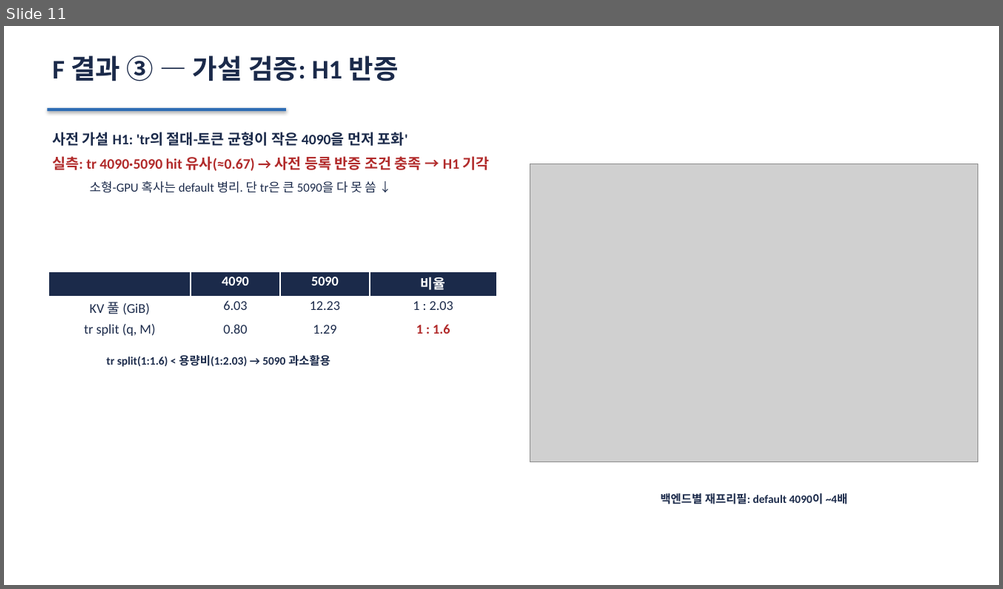
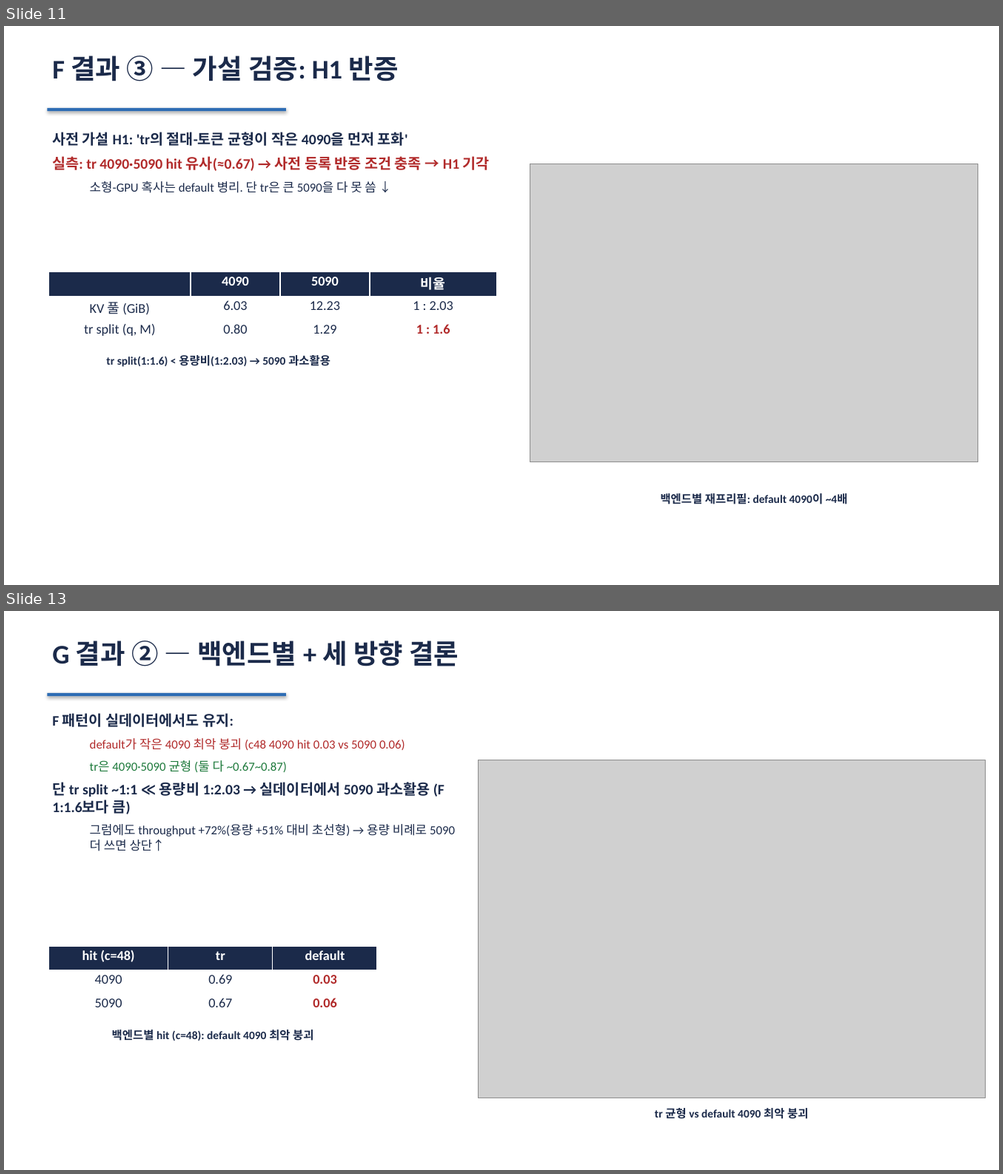
Before and after one commit to kthxo/distserving, a slide deck: meeting_hetero_yunuikang.pptx. Shown one above the other, each under a label of ours: slide 11 before the commit, slides 11 and 13 after it; the slides between them are not shown. The pictures are 1003x589 and 1003x1174 pixels, drawn with LibreOffice and Linux fonts; fonts in the diff are those of the drawing; grey boxes stand for pictures. Boxes give left, top, right and bottom in pixels: in the first picture for what was removed or moved away, otherwise in the second. Text is boxed around its words. In the diff, an @@ line names an element or a change of style, - is before the commit and + after.

```diff
--- a/meeting_hetero_yunuikang.pptx
+++ b/meeting_hetero_yunuikang.pptx
@@ slide 13 added at <box>4,611,999,1170</box>, background #FFFFFF @@
@@ text added at <box>52,641,458,667</box>, 26 pt, text #1B2A4A, bold @@
+G 결과 ② — 백엔드별 + 세 방향 결론
@@ rectangle added at <box>47,693,286,696</box>, fill #2E6DB4 @@
@@ text added at <box>52,713,455,851</box>, 12 pt, text #1B2A4A @@
+F 패턴이 실데이터에서도 유지:
+  default가 작은 4090 최악 붕괴 (c48 4090 hit 0.03 vs 5090 0.06)
+  tr은 4090·5090 균형 (둘 다 ~0.67~0.87)
+단 tr split ~1:1 ≪ 용량비 1:2.03 → 실데이터에서 5090 과소활용 (F 1:1.6보다 큼)
+  그럼에도 throughput +72%(용량 +51% 대비 초선형) → 용량 비례로 5090 더 쓰면 상단↑
@@ picture added at <box>478,760,985,1098</box> @@
@@ table added at <box>48,947,377,1019</box>, 3 rows, 3 columns @@
+hit (c=48) | tr | default
+4090 | 0.69 | 0.03
+5090 | 0.67 | 0.06
@@ text added at <box>112,1030,313,1041</box>, 11 pt, text #1B2A4A, bold @@
+백엔드별 hit (c=48): default 4090 최악 붕괴
@@ text added at <box>654,1108,808,1119</box>, 11 pt, text #1B2A4A, bold @@
+tr 균형 vs default 4090 최악 붕괴
```
Also in this commit, not shown: 2 slides changed, 1 other slide added, 2 other files.
